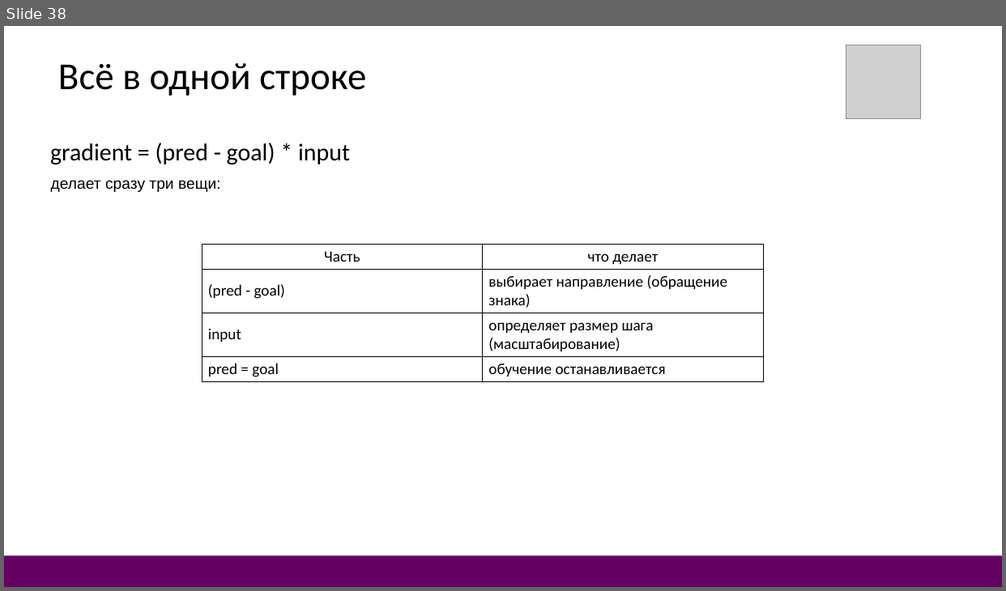
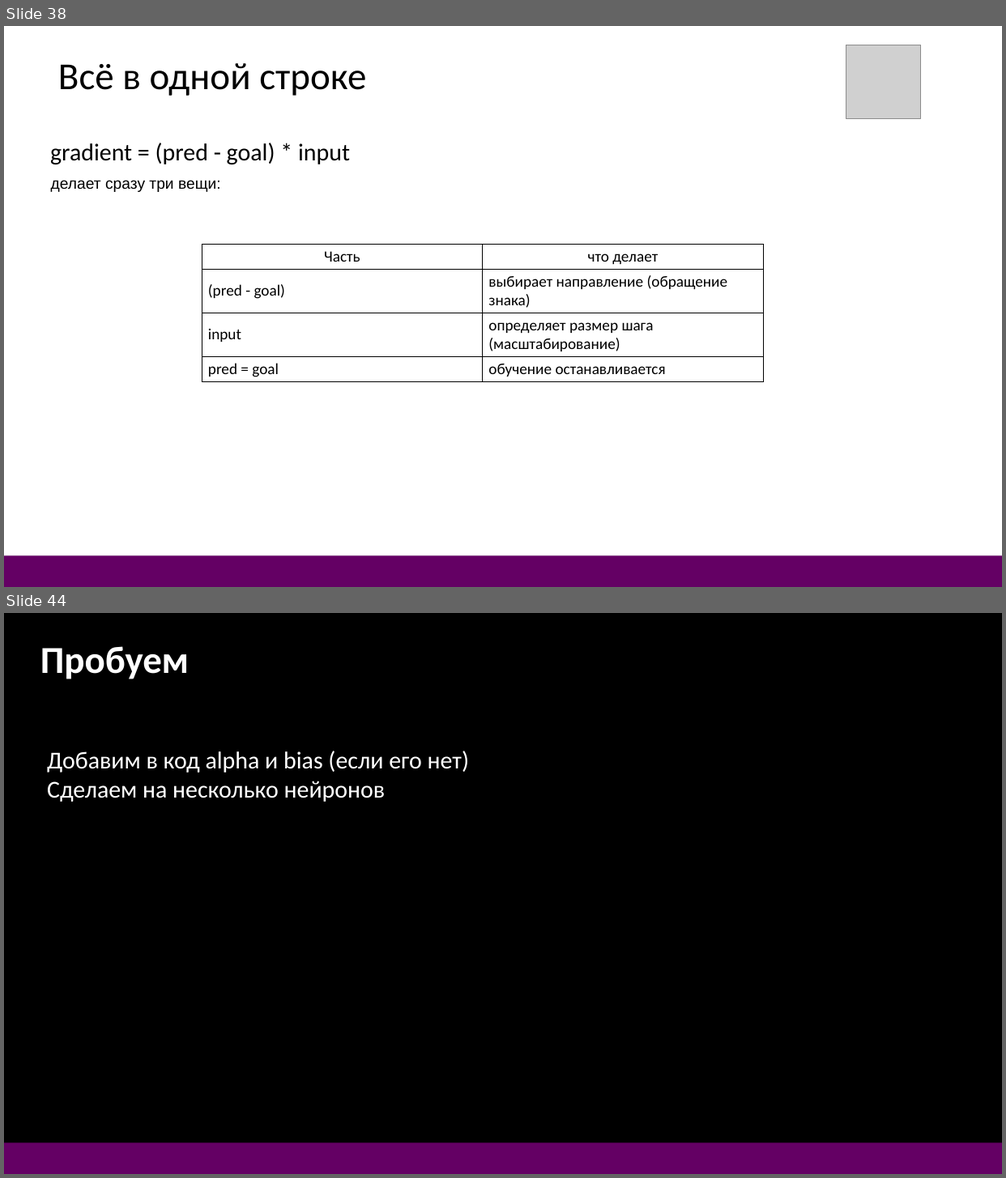
Before and after one commit to DonRobot-all/ML, a slide deck: 1. ML first 28.pptx. Shown one above the other, each under a label of ours: slide 38 before the commit, slides 38 and 44 after it; the slides between them are not shown. The pictures are 1006x591 and 1006x1178 pixels, drawn with LibreOffice and Linux fonts; fonts in the diff are those of the drawing; grey boxes stand for pictures. Boxes give left, top, right and bottom in pixels: in the first picture for what was removed or moved away, otherwise in the second. Text is boxed around its words. In the diff, an @@ line names an element or a change of style, - is before the commit and + after.

```diff
--- a/1. ML first 28.pptx
+++ b/1. ML first 28.pptx
@@ slide 44 added at bbox=[4, 613, 1002, 1174], background #000000 @@
@@ text added at bbox=[40, 646, 189, 679], 44 pt, text #FFFFFF, bold @@
+Пробуем
@@ text added at bbox=[47, 751, 469, 802], 28 pt, text #FFFFFF @@
+Добавим в код alpha и bias (если его нет)
+Сделаем на несколько нейронов
@@ rectangle added at bbox=[4, 1143, 1002, 1174], fill #640064 @@
```
Also in this commit, not shown: 5 other slides added, 4 other files.
